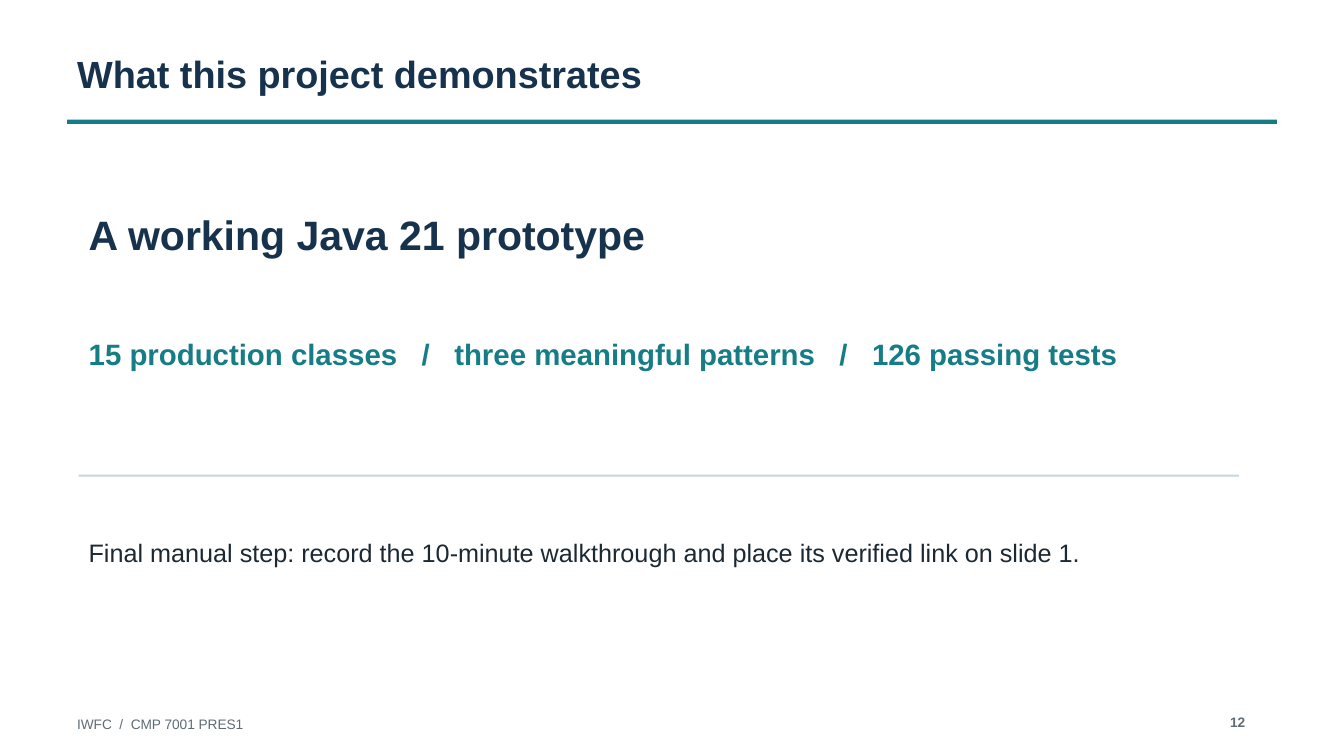
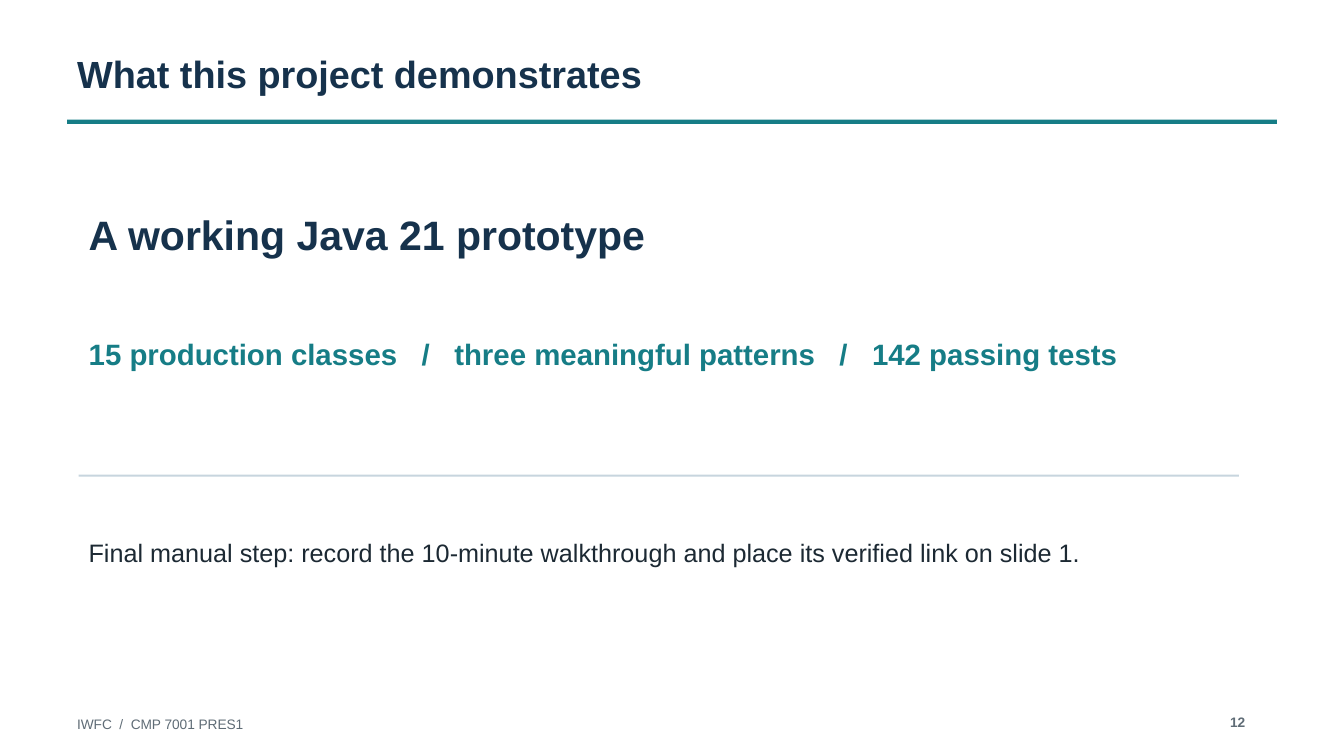
Before and after one commit to MohamedRifad/intelligent-wellness-and-fitness-center, a slide deck: slide 12 of submission/pres1/IWFC_PRES1_Presentation.pptx. Drawn at 1344x756 pixels with LibreOffice and Linux fonts; fonts in the diff are those of the drawing. Boxes give left, top, right and bottom in pixels: in the first picture for what was removed or moved away, otherwise in the second. Text is boxed around its words. In the diff, an @@ line names an element or a change of style, - is before the commit and + after.

```diff
--- a/submission/pres1/IWFC_PRES1_Presentation.pptx
+++ b/submission/pres1/IWFC_PRES1_Presentation.pptx
@@ text at <box>89,343,1117,370</box>: text changed @@
-15 production classes / three meaningful patterns / 126 passing tests
+15 production classes / three meaningful patterns / 142 passing tests
```
Also in this commit, not shown: 7 other slides changed, 10 other files.
